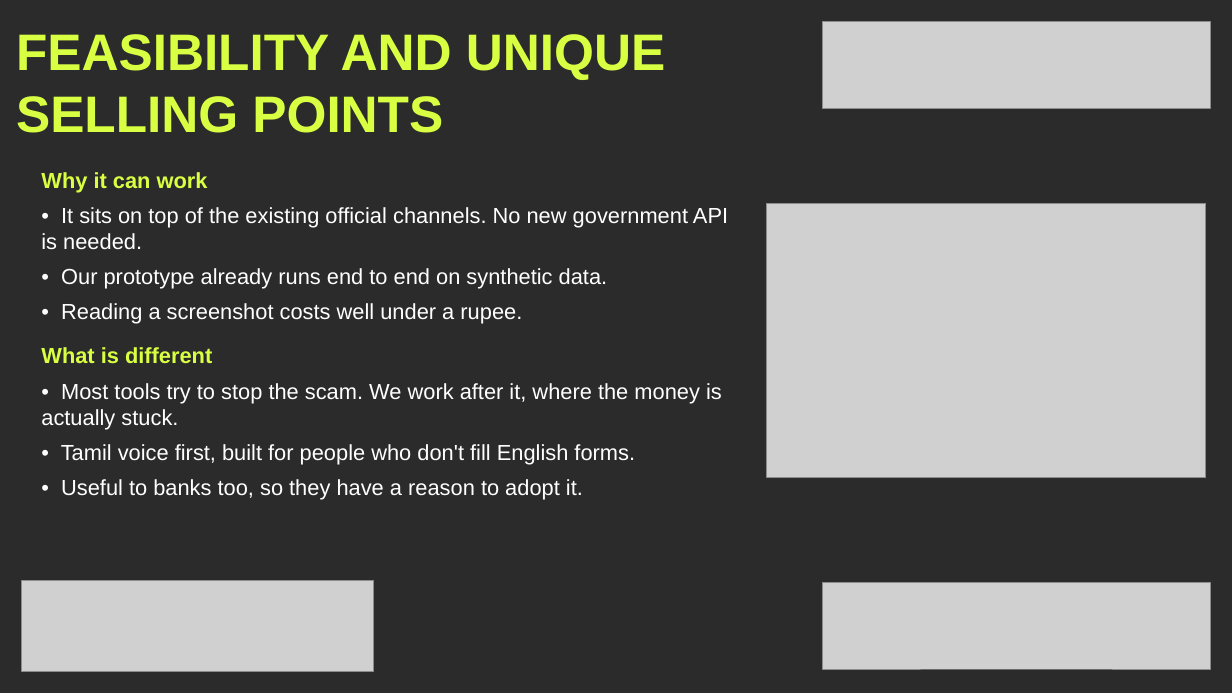
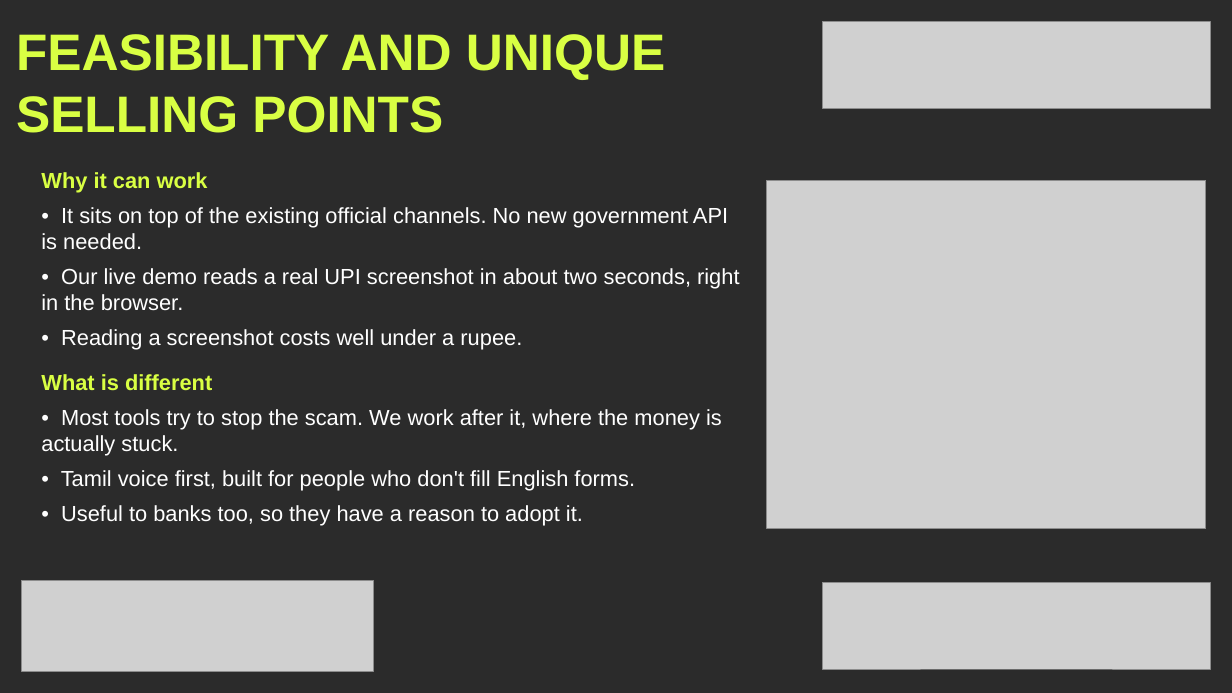
Before and after one commit to mahak867/Golden-Hour, a slide deck: slide 5 of deck/GoldenHour_KHacks4_Submission_Visual.pptx. Drawn at 1232x693 pixels with LibreOffice and Linux fonts; fonts in the diff are those of the drawing; grey boxes stand for pictures; background and template pictures are left out; a plain dark background stands for a picture behind light text. Boxes give left, top, right and bottom in pixels: in the first picture for what was removed or moved away, otherwise in the second. Text is boxed around its words. In the diff, an @@ line names an element or a change of style, - is before the commit and + after.

```diff
--- a/deck/GoldenHour_KHacks4_Submission_Visual.pptx
+++ b/deck/GoldenHour_KHacks4_Submission_Visual.pptx
@@ picture: place and size @@
-picture at (767,203,1206,478)
+picture at (767,180,1206,529)
@@ text at (41,268,739,311): text changed @@
-• Our prototype already runs end to end on synthetic data.
+• Our live demo reads a real UPI screenshot in about two seconds, right in the browser.
```
Also in this commit, not shown: 24 other files.
